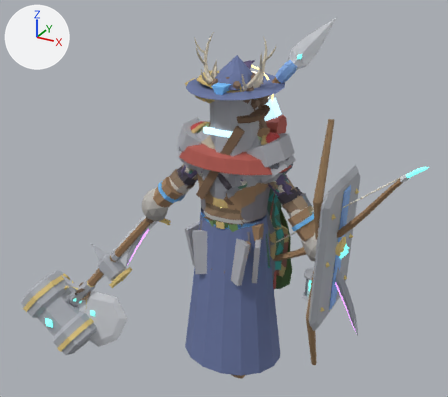
Two versions of the Blender file art/creator/humanoid_slim/humanoid_slim_feminine.blend, one commit apart.
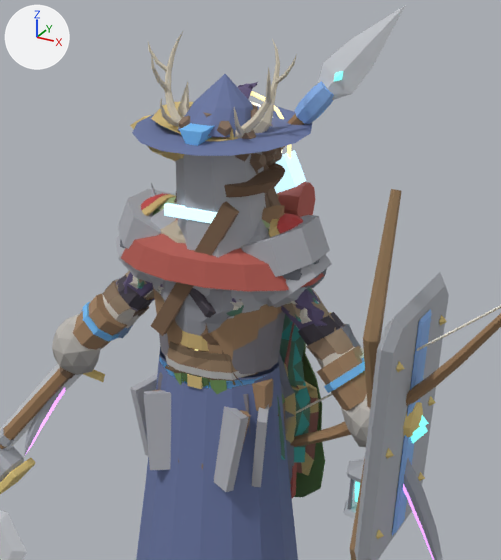
There are two pictures of each version: one whole from a 50 mm camera at (1.54, -2.91, 2.58) aimed at (-0.15, 0.16, 1.04), one close up on the part from 25% to 87% of the width and 4% to 82% of the height. Every picture has the same lights, and +X, +Y and +Z are marked at upper left. The last two pictures show the newer version.

In view in the first close-up: 'part.arms.bracers', 'part.head.great_helm', 'part.head.wide_hat', 'part.offhand.bow', 'part.offhand.tower_shield', 'part.shoulders.mantle', 'part.shoulders.slabs', 'part.shoulders.veteran_plate', 'part.torso.jerkin', 'part.torso.robe', 'part.waist.tassets', 'part.weapon.spear' and 47 more.
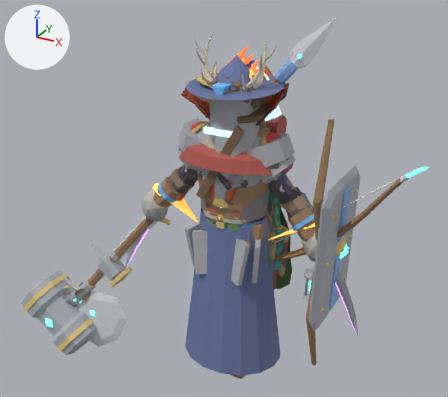
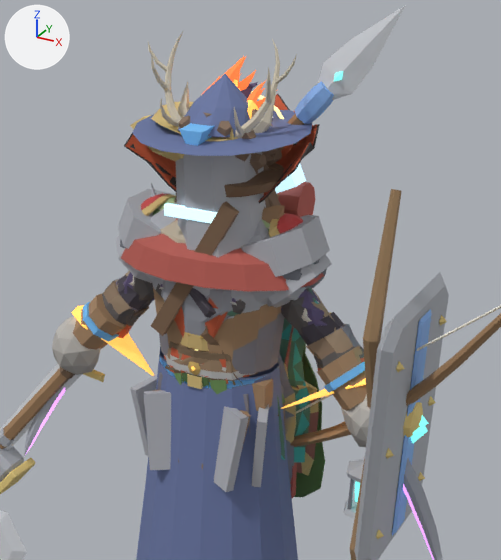
The change, as a list of edits to the scene's bpy script:
```text
Add me_part_waist_ember_sash:
    me_part_waist_ember_sash.from_pydata(...)  # 244 vertices, 252 faces; spans x -0.182..0.181, y -0.173..0.131, z 1.032..1.129
    # faces by material slot: [128, 40, 20, 64]
    me_part_waist_ember_sash.materials.append(mat_cloth)
    me_part_waist_ember_sash.materials.append(mat_metal)
    me_part_waist_ember_sash.materials.append(mat_emissive)
    me_part_waist_ember_sash.materials.append(mat_accent)
Add me_part_torso_ember_coat:
    me_part_torso_ember_coat.from_pydata(...)  # 847 vertices, 1013 faces; spans x -0.471..0.471, y -0.166..0.139, z 0.966..1.589
    me_part_torso_ember_coat.materials.append(mat_cloth)
Add me_part_shoulders_ember_collar:
    me_part_shoulders_ember_collar.from_pydata(...)  # 592 vertices, 604 faces; spans x -0.287..0.287, y -0.173..0.282, z 1.157..1.854
    # faces by material slot: [424, 150, 30]
    me_part_shoulders_ember_collar.materials.append(mat_cloth)
    me_part_shoulders_ember_collar.materials.append(mat_metal)
    me_part_shoulders_ember_collar.materials.append(mat_emissive)
Add me_part_head_flame_crest:
    me_part_head_flame_crest.from_pydata(...)  # 506 vertices, 440 faces; spans x -0.106..0.106, y -0.12..0.221, z 1.723..1.986
    me_part_head_flame_crest.materials.append(mat_emissive)
Add me_part_arms_ember_sleeves:
    me_part_arms_ember_sleeves.from_pydata(...)  # 288 vertices, 288 faces; spans x -0.579..0.579, y -0.073..0.149, z 0.925..1.257
    # faces by material slot: [160, 64, 64]
    me_part_arms_ember_sleeves.materials.append(mat_cloth)
    me_part_arms_ember_sleeves.materials.append(mat_metal)
    me_part_arms_ember_sleeves.materials.append(mat_emissive)
Add ob_part_waist_ember_sash:
    ob_part_waist_ember_sash = bpy.data.objects.new('part.waist.ember_sash', me_part_waist_ember_sash)
    ob_part_waist_ember_sash.location = (0.0, 0.0, 0.0)
Add ob_part_torso_ember_coat:
    ob_part_torso_ember_coat = bpy.data.objects.new('part.torso.ember_coat', me_part_torso_ember_coat)
    ob_part_torso_ember_coat.location = (0.0, 0.0, 0.0)
Add ob_part_shoulders_ember_collar:
    ob_part_shoulders_ember_collar = bpy.data.objects.new('part.shoulders.ember_collar', me_part_shoulders_ember_collar)
    ob_part_shoulders_ember_collar.location = (0.0, 0.0, 0.0)
Add ob_part_head_flame_crest:
    ob_part_head_flame_crest = bpy.data.objects.new('part.head.flame_crest', me_part_head_flame_crest)
    ob_part_head_flame_crest.location = (0.0, 0.0, 0.0)
Add ob_part_arms_ember_sleeves:
    ob_part_arms_ember_sleeves = bpy.data.objects.new('part.arms.ember_sleeves', me_part_arms_ember_sleeves)
    ob_part_arms_ember_sleeves.location = (0.0, 0.0, 0.0)
```

Where the change shows, as pixel boxes (x1, y1, x2, y2) in the close-ups (501 x 560 px):
'part.shoulders.ember_collar', added (mostly hidden)
    after: (124, 94, 320, 339)
    faces in mat_cloth: (124, 94, 320, 338)
'part.arms.ember_sleeves', added
    after: (71, 294, 366, 409)
    faces in mat_emissive: (71, 305, 366, 409)
    faces in mat_cloth: (81, 294, 364, 367)
'part.torso.ember_coat', added (mostly hidden)
    after: (125, 276, 325, 371)
'part.head.flame_crest', added (orange)
    after: (201, 55, 278, 119)
'part.waist.ember_sash', added
    after: (164, 347, 250, 384)
    faces in mat_cloth: (164, 347, 250, 384)
    faces in mat_accent: (164, 354, 248, 378)
